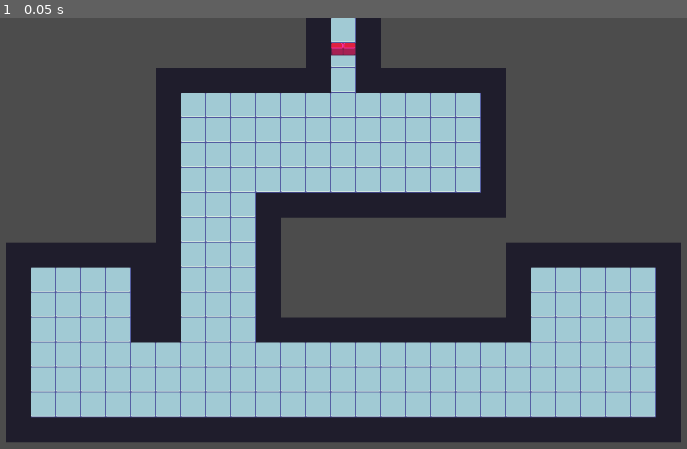
Above: before the commit, frame 1.
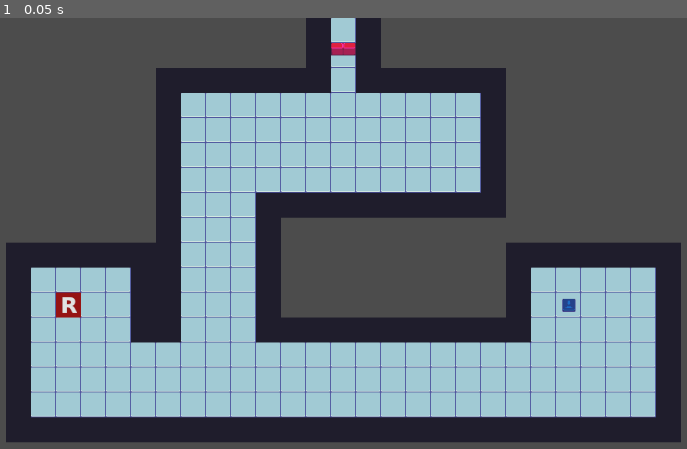
Above: after the commit, the same moment.

Repository: diogojs/ggj2023
Game: Godot game, scene res://rooms/home/linus/room.tscn
Same seed, same stepped clock (60 frames per second), same inputs: the game is played once before the commit and once after it. This scene is started directly instead of the project's main scene.
Inputs:
- Up to frame 1 (0.05 s): no input

The runs differ from the first frame. In frame 1, 0.3% of the frame differs, in the area x 8-84%, y 63-70%.

Commit message:
Add readables and levelup on home/linus

Diff:
--- a/source/rooms/home/linus/room.tscn
+++ b/source/rooms/home/linus/room.tscn
@@ -1,8 +1,11 @@
-[gd_scene load_steps=4 format=2]
+[gd_scene load_steps=7 format=2]
 
 [ext_resource path="res://rooms/Room.gd" type="Script" id=1]
 [ext_resource path="res://tilemap/scenary.tres" type="TileSet" id=2]
 [ext_resource path="res://door/Door.tscn" type="PackedScene" id=3]
+[ext_resource path="res://interactive/Readable.tscn" type="PackedScene" id=4]
+[ext_resource path="res://interactive/LevelUp.tscn" type="PackedScene" id=5]
+[ext_resource path="res://interactive/PermissionHandler.tscn" type="PackedScene" id=6]
 
 [node name="Node2D" type="Node2D"]
 script = ExtResource( 1 )
@@ -18,3 +21,21 @@
 [node name="Door" parent="." instance=ExtResource( 3 )]
 position = Vector2( 480, 32 )
 dir_name = ".."
+
+[node name="LevelUp" parent="." instance=ExtResource( 5 )]
+position = Vector2( 784, 368 )
+
+[node name="PermissionHandler" parent="." instance=ExtResource( 6 )]
+position = Vector2( 144, 368 )
+
+[node name="ButtonArea2D" parent="PermissionHandler" index="0"]
+permissions = {
+"execute": 9,
+"read": 1,
+"write": 9
+}
+
+[node name="Readable" parent="PermissionHandler/Interactive" index="0" instance=ExtResource( 4 )]
+file_content = "Read all files in the other open rooms to get more instructions and power!"
+
+[editable path="PermissionHandler"]
--- a/source/rooms/home/room.tscn
+++ b/source/rooms/home/room.tscn
@@ -1,8 +1,10 @@
-[gd_scene load_steps=4 format=2]
+[gd_scene load_steps=6 format=2]
 
 [ext_resource path="res://rooms/Room.gd" type="Script" id=1]
 [ext_resource path="res://door/Door.tscn" type="PackedScene" id=2]
 [ext_resource path="res://tilemap/scenary.tres" type="TileSet" id=3]
+[ext_resource path="res://interactive/PermissionHandler.tscn" type="PackedScene" id=4]
+[ext_resource path="res://interactive/Readable.tscn" type="PackedScene" id=5]
 
 [node name="Room" type="Node2D"]
 script = ExtResource( 1 )
@@ -17,14 +19,17 @@
 [node name="Door" parent="." instance=ExtResource( 2 )]
 position = Vector2( 160, 544 )
 dir_name = "linus"
+is_locked = false
 
 [node name="Door2" parent="." instance=ExtResource( 2 )]
 position = Vector2( 384, 32 )
 dir_name = ".."
+is_locked = false
 
 [node name="Door3" parent="." instance=ExtResource( 2 )]
 position = Vector2( 768, 544 )
 dir_name = "stallman"
+is_locked = false
 
 [node name="TileMap" type="TileMap" parent="."]
 z_index = -7
@@ -33,3 +38,18 @@
 show_collision = true
 format = 1
 tile_data = PoolIntArray( -65525, 0, 65539, -65524, 0, 65539, -65523, 0, 65539, 11, 0, 65539, 12, 0, 65542, 13, 0, 6553 …(6012 unchanged characters)…
+
+[node name="PermissionHandler" parent="." instance=ExtResource( 4 )]
+position = Vector2( 464, 304 )
+
+[node name="ButtonArea2D" parent="PermissionHandler" index="0"]
+permissions = {
+"execute": 9,
+"read": 1,
+"write": 9
+}
+
+[node name="Readable" parent="PermissionHandler/Interactive" index="0" instance=ExtResource( 5 )]
+file_content = "You can use the terminal on /home/stallman to run the command `chmod +x /sys`. Opening access to the /sys room."
+
+[editable path="PermissionHandler"]
